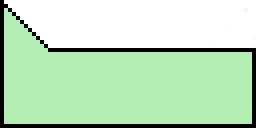
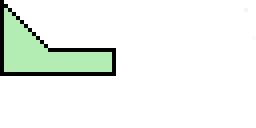
Before/after of a 256 × 128 layered artwork. What changed in the layer stack:
added layer "Sichtbar #4" above "Sichtbar #3" over [4, 44, 256, 76]
hid "Sichtbar #1" over [0, 44, 256, 128]
